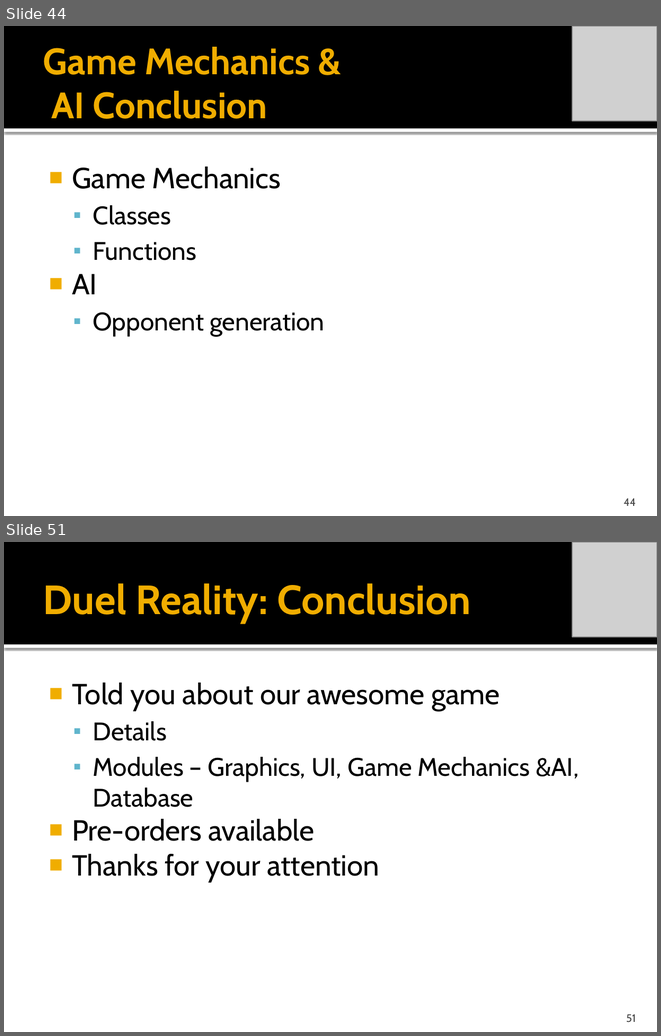
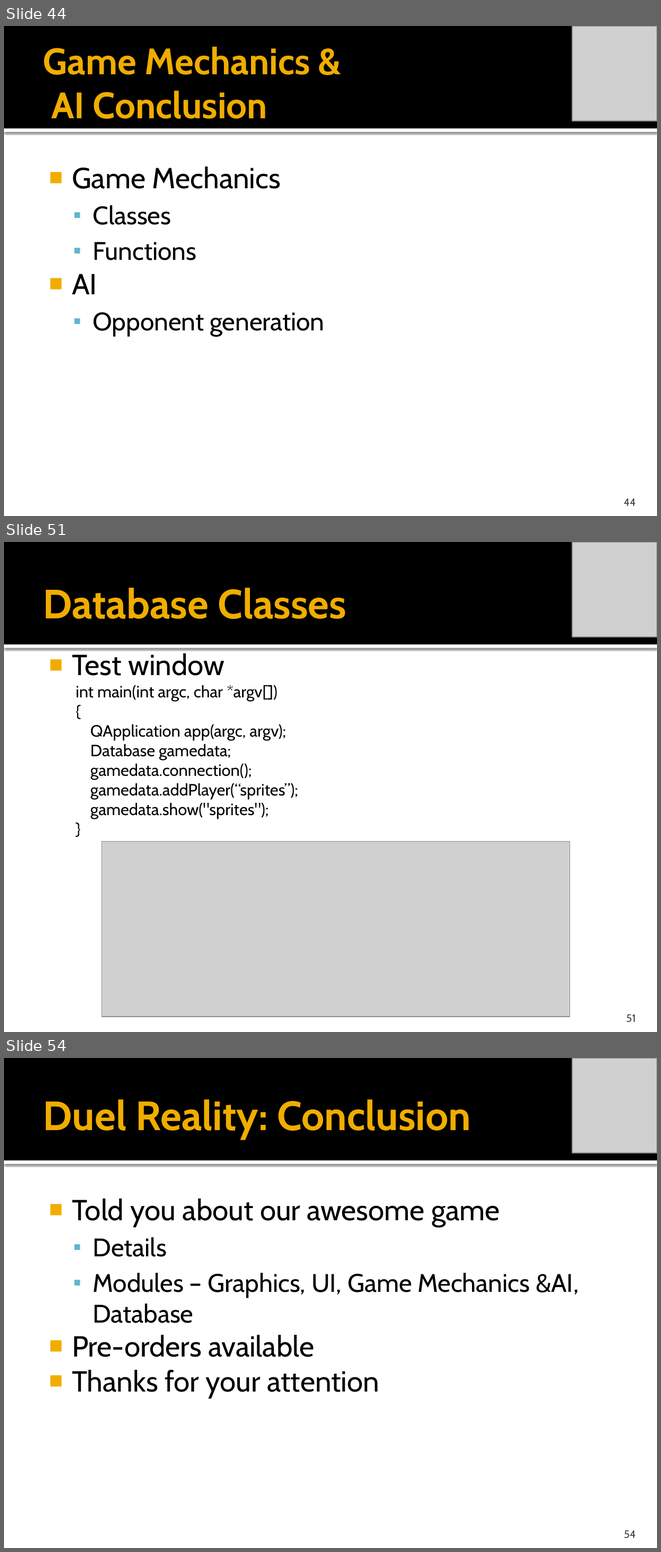
Before and after one commit to idxExtropy/duel-reality, a slide deck: Docs/DUEL REALITY .pptx. Shown one above the other, each under a label of ours: slides 44 and 51 before the commit, slides 44, 51 and 54 after it; the slides between them are not shown. The pictures are 661x1036 and 661x1552 pixels, drawn with LibreOffice and Linux fonts; fonts in the diff are those of the drawing; grey boxes stand for pictures. Boxes give left, top, right and bottom in pixels: in the first picture for what was removed or moved away, otherwise in the second. Text is boxed around its words. In the diff, an @@ line names an element or a change of style, - is before the commit and + after.

```diff
--- a/Docs/DUEL REALITY .pptx
+++ b/Docs/DUEL REALITY .pptx
@@ slide 51 added at box(4, 542, 657, 1032), background #FFFFFF; not listed: 2 template elements that a slide beside it also shows @@
@@ picture added at box(572, 542, 657, 637) @@
@@ title added at box(43, 588, 346, 619), 45 pt, text #F0AD00, bold @@
+Database Classes
@@ text added at box(72, 651, 224, 676), 32 pt, text #000000 @@
+■ Test window
@@ text added at box(76, 685, 298, 819), 18 pt, text #000000 @@
+int main(int argc, char *argv[])
+{
+QApplication app(argc, argv);
+Database gamedata;
+gamedata.connection();
+gamedata.addPlayer(“sprites”);
+gamedata.show("sprites");
+}
@@ picture added at box(102, 841, 570, 1016) @@
@@ page number added at box(626, 1014, 636, 1022), 12 pt, text #454545 @@
+51
@@ what was slide 51 is now slide 54 @@
@@ page number at box(624, 1530, 636, 1538): text changed @@
-51
+54
```
Also in this commit, not shown: 1 slide changed, 8 other slides added, 6 slides removed.
